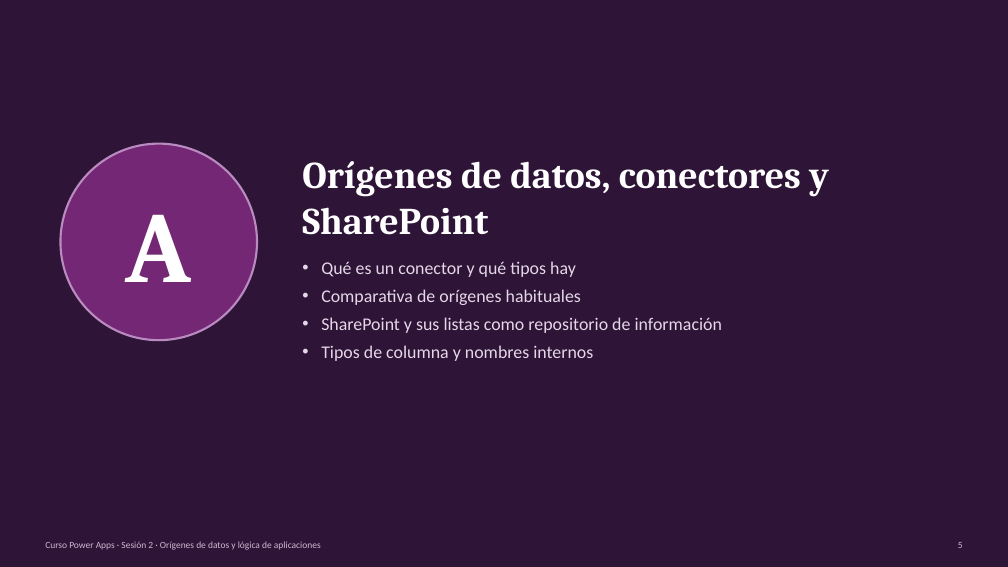
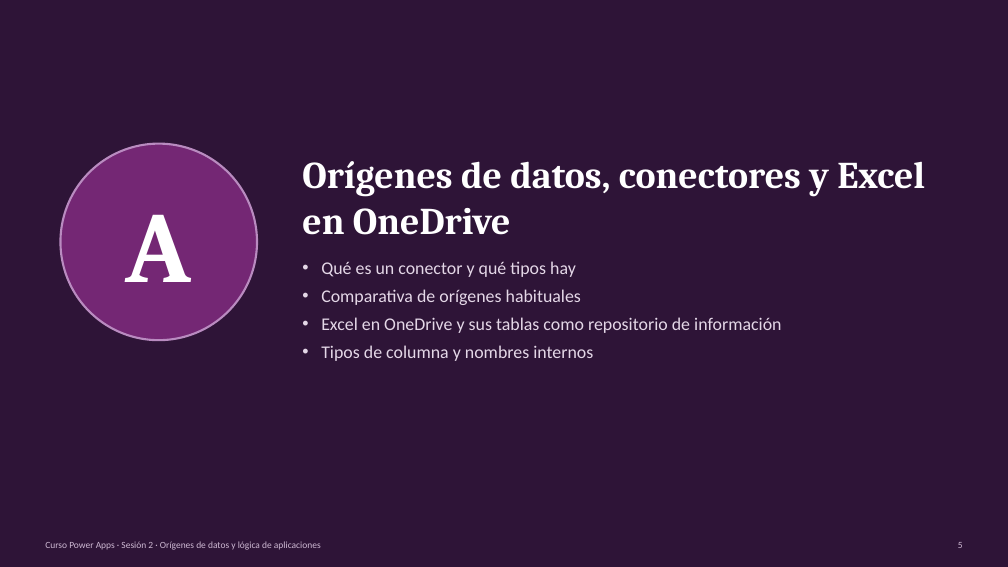
Before and after one commit to jorloicono/AF-POWER-APPS-FUNDAMENTOS, a slide deck: slide 5 of SESION_2/Sesion_2_Origenes_de_datos_y_logica.pptx. Drawn at 1008x567 pixels with LibreOffice and Linux fonts; fonts in the diff are those of the drawing. Boxes give left, top, right and bottom in pixels: in the first picture for what was removed or moved away, otherwise in the second. Text is boxed around its words. In the diff, an @@ line names an element or a change of style, - is before the commit and + after.

Commit message:
Todo el curso sobre Excel en OneDrive: practicas 3.1, 3.2, 4.1 y 4.2 sin SharePoint, nuevos libros de datos y presentaciones alineadas

```diff
--- a/SESION_2/Sesion_2_Origenes_de_datos_y_logica.pptx
+++ b/SESION_2/Sesion_2_Origenes_de_datos_y_logica.pptx
@@ text at box(302, 161, 925, 235): text changed @@
-Orígenes de datos, conectores y SharePoint
+Orígenes de datos, conectores y Excel en OneDrive
@@ text at box(321, 317, 781, 333): text changed @@
-• SharePoint y sus listas como repositorio de información
+• Excel en OneDrive y sus tablas como repositorio de información
```
Also in this commit, not shown: 8 other slides changed, 12 other files.
